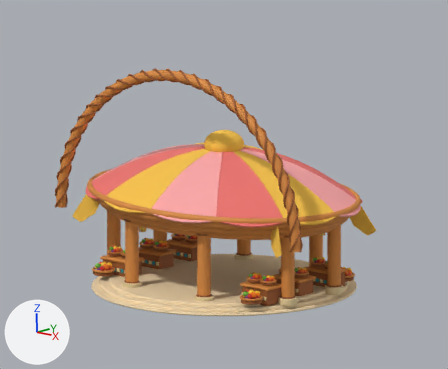
What one commit did to the Blender file assets-src/islands/concept-models-b/greatFruitMarket.blend.
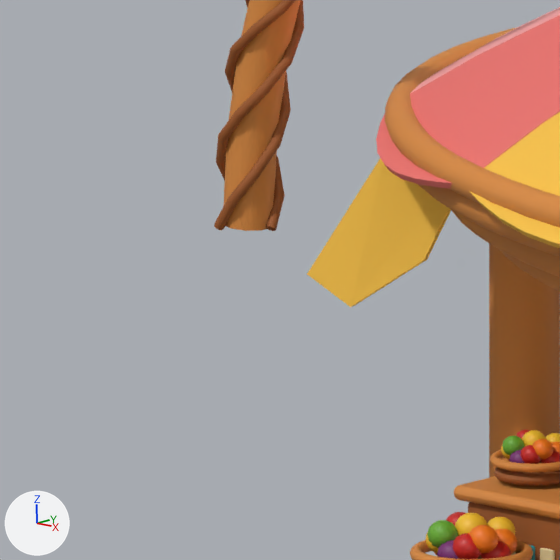
The first picture shows the older version from the file's camera '確認カメラ'. The close-ups show the older and then the newer version on the part from 3% to 27% of the width and 44% to 73% of the height of that picture. Only the edits that show in the close-ups are written down. Arrows for +X, +Y and +Z are at lower left; the lights stay in place.

Objects in the first close-up: 'かごの厚い多段編み軒.002', 'かごの厚い多段編み軒.003', '取っ手の編み帯', '取っ手の編み帯.001', '取っ手の編み帯.002', '台の天板', '太いかご支柱.004', '太い編みかご取っ手', '花びらの布屋根.007', '花びらの布屋根.008', '陳列台', '黄色の垂れ布' and 28 more.
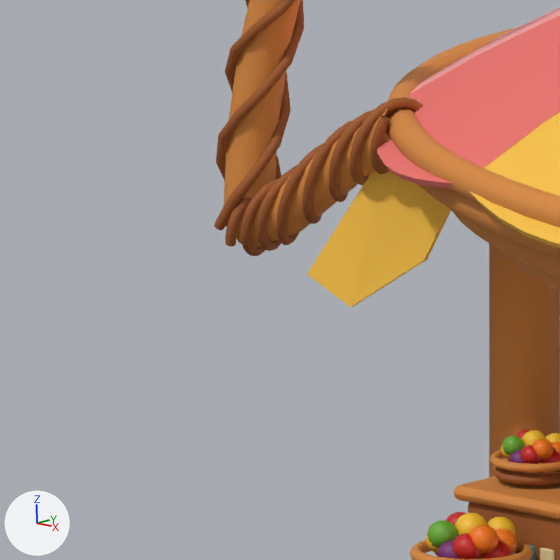
Boxes [x1, y1, x2, y2] around the edits, measured in the close-ups (560 x 560 px):
```json
{"object": "取っ手から編み軒へつながる首", "change": "added", "after": [236, 108, 395, 247], "on screen": "orange"}
{"object": "首のつながる編み帯.002", "change": "added", "after": [225, 97, 423, 246]}
{"object": "首のつながる編み帯.001", "change": "added", "after": [241, 115, 390, 256]}
{"object": "首のつながる編み帯", "change": "added", "after": [256, 110, 388, 251]}
```

Edits to the scene script, one JSON object a line:
```json
{"op": "add", "block": "me_首のつながる編み帯_002", "code": ["me_首のつながる編み帯_002 = bpy.data.meshes.new('首のつながる編み帯.002')", "me_首のつながる編み帯_002.from_pydata(...)  # 490 vertices, 480 faces; spans x -11.37..-8.38, y -5.49..-4.51, z 4.96..7.38", "me_首のつながる編み帯_002.polygons.foreach_set('use_smooth', [True] * 480)", "me_首のつながる編み帯_002.materials.append(mat_basket)  # brown #9e5926"]}
{"op": "add", "block": "me_首のつながる編み帯_001", "code": ["me_首のつながる編み帯_001 = bpy.data.meshes.new('首のつながる編み帯.001')", "me_首のつながる編み帯_001.from_pydata(...)  # 490 vertices, 480 faces; spans x -11.37..-8.38, y -5.49..-4.51, z 4.76..7.22", "me_首のつながる編み帯_001.polygons.foreach_set('use_smooth', [True] * 480)", "me_首のつながる編み帯_001.materials.append(mat_basket)  # brown #9e5926"]}
{"op": "add", "block": "me_首のつながる編み帯", "code": ["me_首のつながる編み帯 = bpy.data.meshes.new('首のつながる編み帯')", "me_首のつながる編み帯.from_pydata(...)  # 490 vertices, 480 faces; spans x -11.37..-8.38, y -5.49..-4.51, z 4.88..7.17", "me_首のつながる編み帯.polygons.foreach_set('use_smooth', [True] * 480)", "me_首のつながる編み帯.materials.append(mat_basket)  # brown #9e5926"]}
{"op": "add", "block": "me_取っ手から編み軒へつながる首", "code": ["me_取っ手から編み軒へつながる首 = bpy.data.meshes.new('取っ手から編み軒へつながる首')", "me_取っ手から編み軒へつながる首.from_pydata(...)  # 40 vertices, 30 faces; spans x -11.43..-8.28, y -5.36..-4.64, z 4.89..7.28", "me_取っ手から編み軒へつながる首.polygons.foreach_set('use_smooth', [True] * 30)", "me_取っ手から編み軒へつながる首.materials.append(mat_basketlight)  # orange #db8c40"]}
{"op": "add", "block": "ob_首のつながる編み帯_002", "code": ["ob_首のつながる編み帯_002 = bpy.data.objects.new('首のつながる編み帯.002', me_首のつながる編み帯_002)", "ob_首のつながる編み帯_002.location = (0.0, 0.0, 0.0)"]}
{"op": "add", "block": "ob_首のつながる編み帯_001", "code": ["ob_首のつながる編み帯_001 = bpy.data.objects.new('首のつながる編み帯.001', me_首のつながる編み帯_001)", "ob_首のつながる編み帯_001.location = (0.0, 0.0, 0.0)"]}
{"op": "add", "block": "ob_首のつながる編み帯", "code": ["ob_首のつながる編み帯 = bpy.data.objects.new('首のつながる編み帯', me_首のつながる編み帯)", "ob_首のつながる編み帯.location = (0.0, 0.0, 0.0)"]}
{"op": "add", "block": "ob_取っ手から編み軒へつながる首", "code": ["ob_取っ手から編み軒へつながる首 = bpy.data.objects.new('取っ手から編み軒へつながる首', me_取っ手から編み軒へつながる首)", "ob_取っ手から編み軒へつながる首.location = (0.0, 0.0, 0.0)"]}
```
